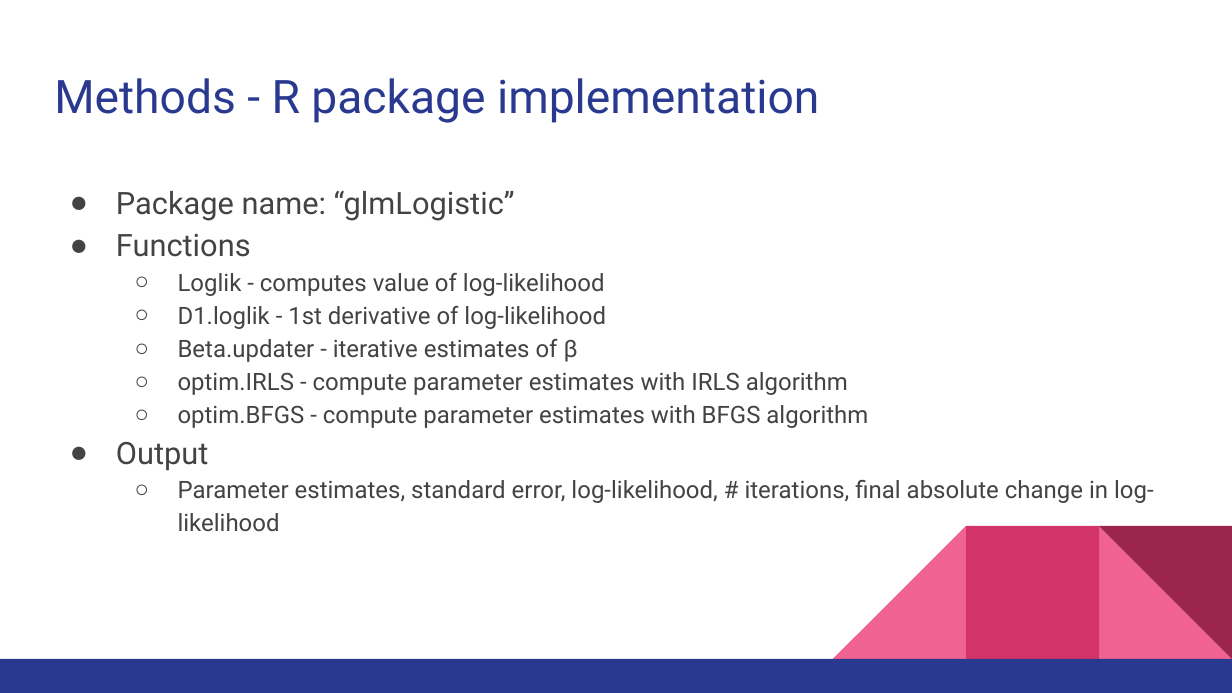
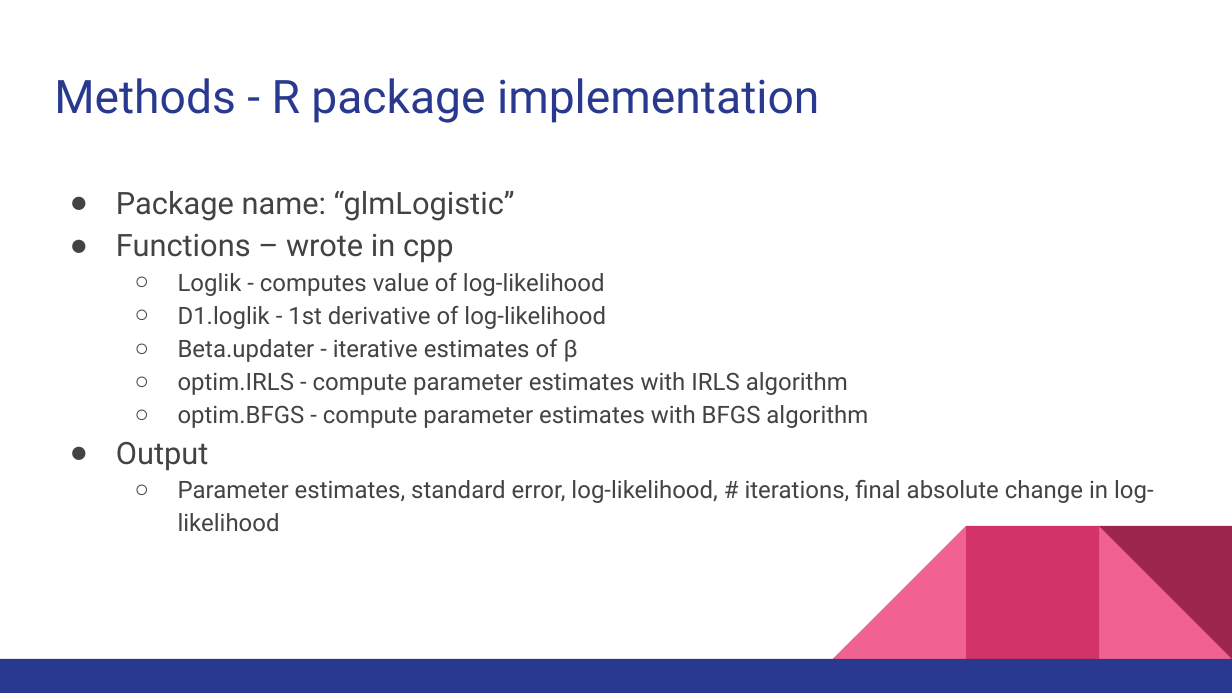
Before and after one commit to eunchong0204/bios735_group2, a slide deck: slide 22 of reports/Presentations/BIOS735_Group2_Presentation(4_27).pptx (slide 24 before the commit). Drawn at 1232x693 pixels with LibreOffice and Linux fonts; fonts in the diff are those of the drawing. Boxes give left, top, right and bottom in pixels: in the first picture for what was removed or moved away, otherwise in the second. Text is boxed around its words. In the diff, an @@ line names an element or a change of style, - is before the commit and + after.

```diff
--- a/reports/Presentations/BIOS735_Group2_Presentation(4_27).pptx
+++ b/reports/Presentations/BIOS735_Group2_Presentation(4_27).pptx
@@ text at [116, 234, 454, 263]: text changed @@
-● Functions
+● Functions – wrote in cpp
```
Also in this commit, not shown: 12 other slides changed, 3 slides added, 3 slides removed, 2 other files.
